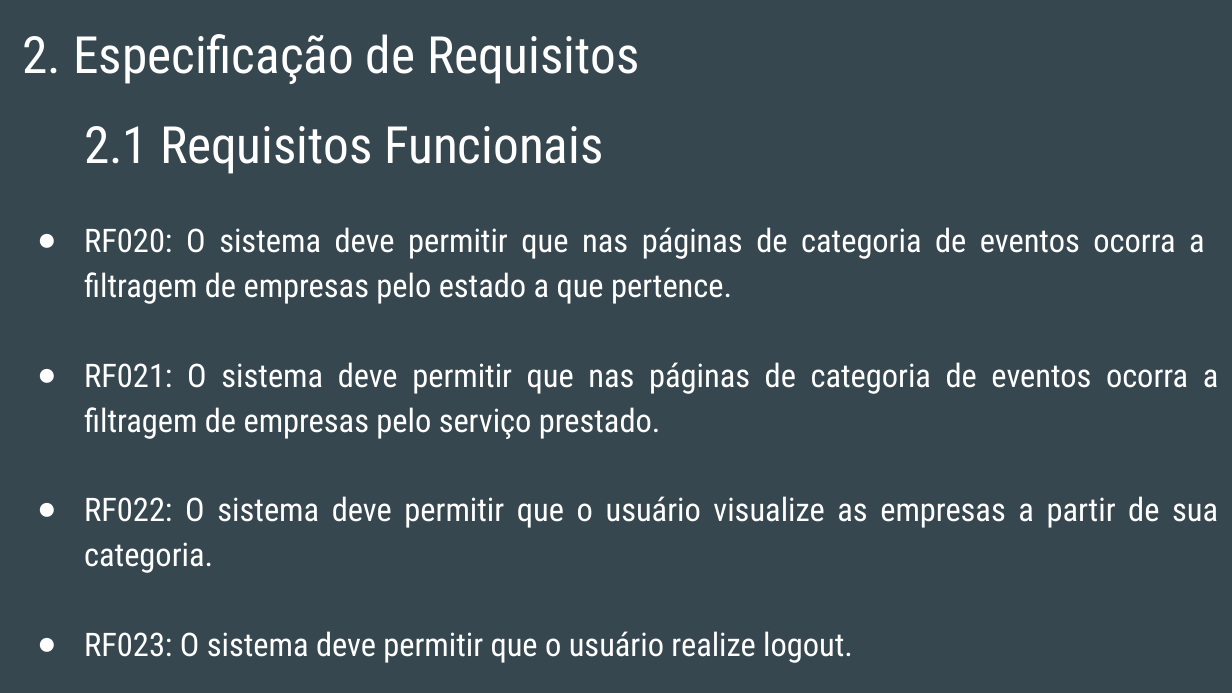
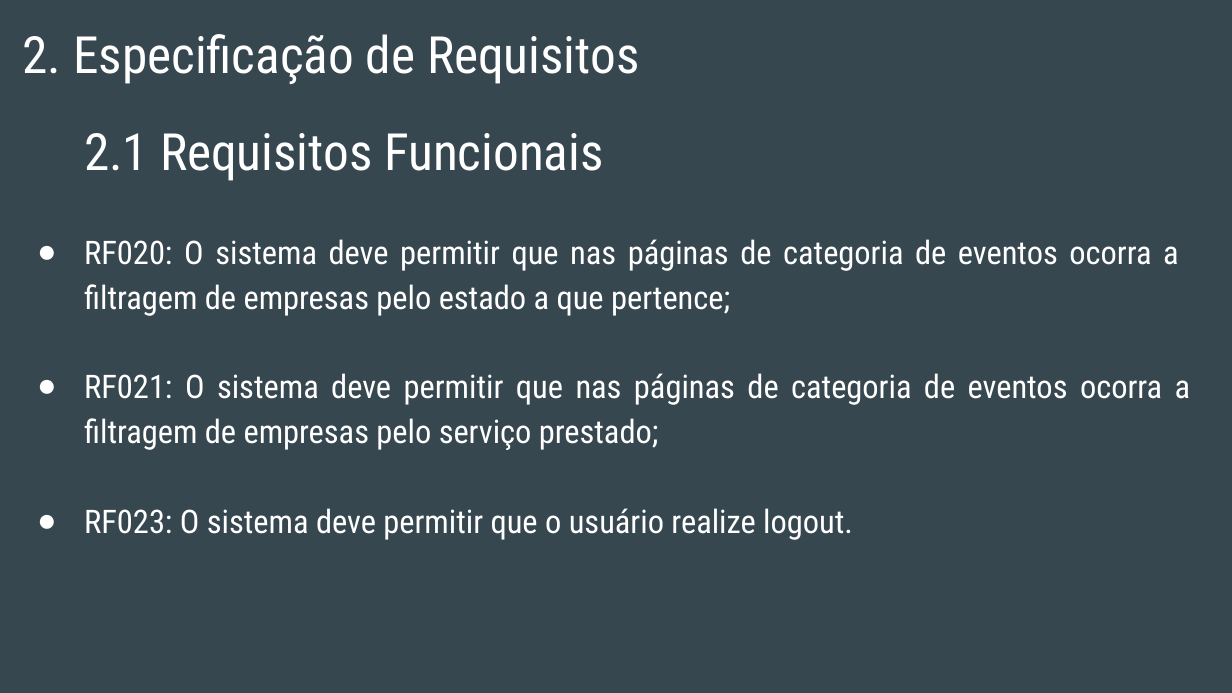
Before and after one commit to biancaleithold/Tcc, a slide deck: slide 5 of documentacao/Projeto Integrador 2019 CELEBRATE FESTAS E EVENTOS.pptx (slide 7 before the commit). Drawn at 1232x693 pixels with LibreOffice and Linux fonts; fonts in the diff are those of the drawing. Boxes give left, top, right and bottom in pixels: in the first picture for what was removed or moved away, otherwise in the second. Text is boxed around its words. In the diff, an @@ line names an element or a change of style, - is before the commit and + after.

```diff
--- a/documentacao/Projeto Integrador 2019 CELEBRATE FESTAS E EVENTOS.pptx
+++ b/documentacao/Projeto Integrador 2019 CELEBRATE FESTAS E EVENTOS.pptx
@@ text "2.1 Requisitos Funcionais": place and size @@
-text "2.1 Requisitos Funcionais" at [84, 126, 1219, 663]
+text "2.1 Requisitos Funcionais" at [84, 133, 1191, 540]
@@ text at [84, 239, 1191, 450]: text changed @@
-● RF020: O sistema deve permitir que nas páginas de categoria de eventos ocorra a filtragem de empresas pelo estado a que pertence.
-● RF021: O sistema deve permitir que nas páginas de categoria de eventos ocorra a filtragem de empresas pelo serviço prestado.
-● RF022: O sistema deve permitir que o usuário visualize as empresas a partir de sua categoria.
+● RF020: O sistema deve permitir que nas páginas de categoria de eventos ocorra a filtragem de empresas pelo estado a que pertence;
+● RF021: O sistema deve permitir que nas páginas de categoria de eventos ocorra a filtragem de empresas pelo serviço prestado;
```
Also in this commit, not shown: 2 other slides changed, 2 slides removed, 16 other files.
